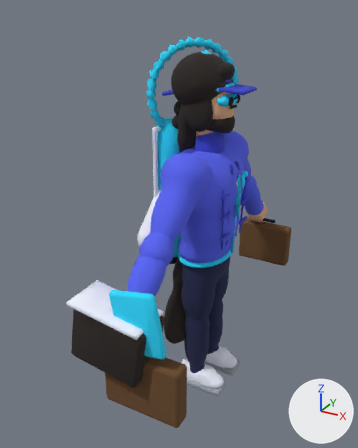
Two versions of the glTF model assets/models/founder.glb, one commit apart.
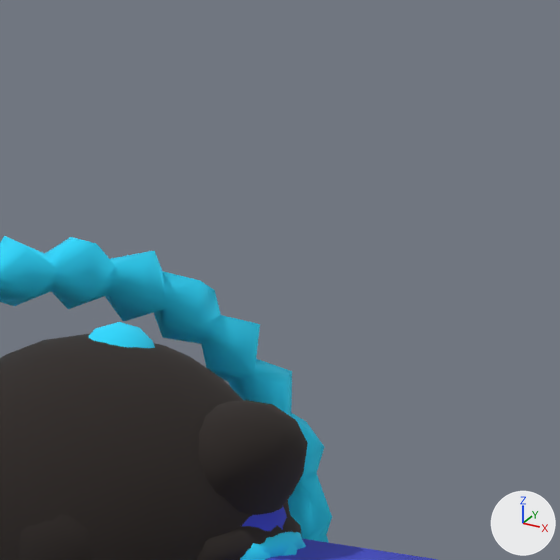
Old and new are each drawn whole from a 50 mm lens placed at (1.155, -2.44, 2.268), pointed at (-0.143, -0.081, 1.089) and again close up on the part from 52% to 77% of the width and 0% to 19% of the height. Lighting does not change. The marker at lower right points along +X, +Y and +Z. The last two pictures show the newer version.

Names of what the first close-up shows: 'hair:afro', 'hair:bob', 'hair:puffs', 'hair:quiff', 'headwear:beanie', 'headwear:cap', 'prop:ringlight' and 1 more.
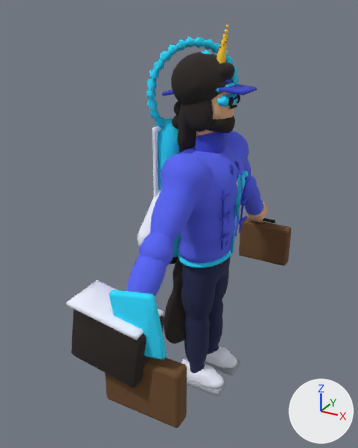
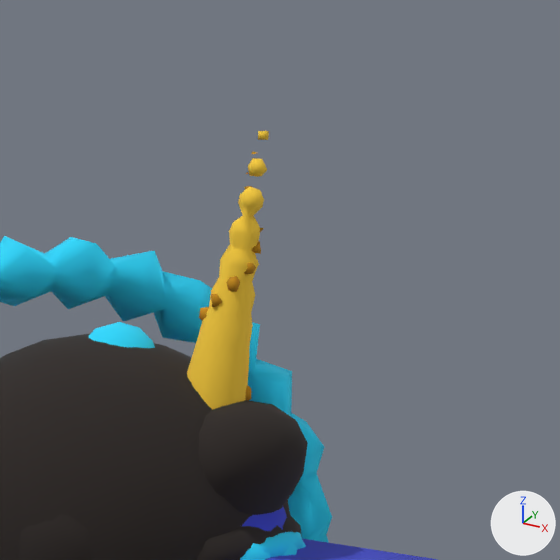
Changed parts and their boxes [x1, y1, x2, y2] in the close-ups (560 x 560 px):
'fx:unicorn', added
    after: [187, 131, 269, 410]
    faces in mat_gold (yellow #ffd23f): [187, 131, 269, 410]
    faces in mat_gold2 (orange #c48a12): [199, 152, 264, 400]

The change in detail:
Material 'gold2' (mat_gold2) is new.
Its base color is (0.552, 0.254, 0.00605) (orange #c48a12).
Its roughness is 1.0.
Material 'gold' (mat_gold) is new.
Its base color is (1.0, 0.644, 0.0497) (yellow #ffd23f).
Its roughness is 1.0.
Mesh me_fx_unicorn is new.
It has 452 vertices, 814 faces and spans x 0.005..0.093, y -0.036..0.043, z 1.885..2.203.
Faces by material slot: [506, 308].
It uses material mat_gold (yellow #ffd23f).
It uses material mat_gold2 (orange #c48a12).
Object 'fx:unicorn' (ob_fx_unicorn) is new; it shows me_fx_unicorn.
Its location is (0.0, 0.0, 0.0).
